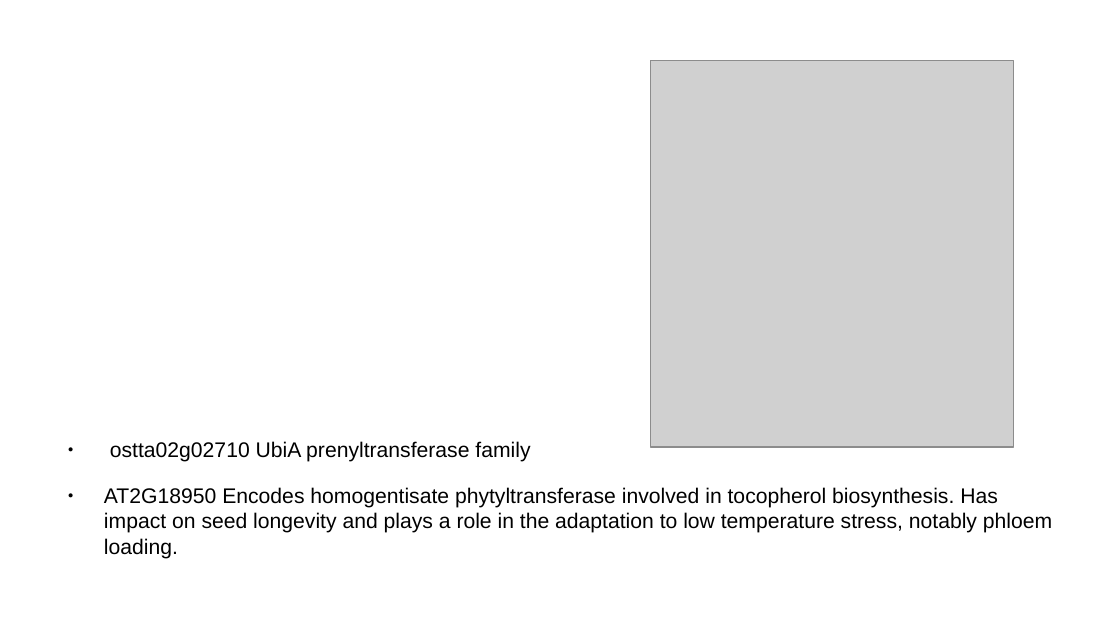
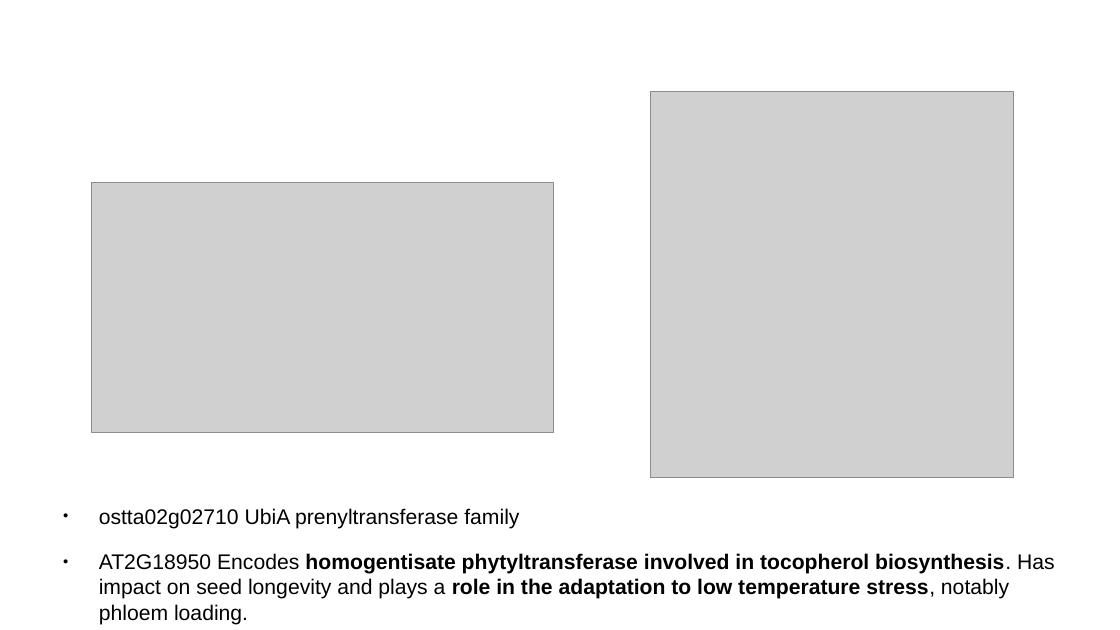
Before and after one commit to XristinaAr/ECTOR, a slide deck: slide 49 of presentations/presentation_k27.odp (slide 41 before the commit). Drawn at 1120x630 pixels with LibreOffice and Linux fonts; fonts in the diff are those of the drawing; grey boxes stand for pictures. Boxes give left, top, right and bottom in pixels: in the first picture for what was removed or moved away, otherwise in the second. Text is boxed around its words. In the diff, an @@ line names an element or a change of style, - is before the commit and + after.

```diff
--- a/presentations/presentation_k27.odp
+++ b/presentations/presentation_k27.odp
@@ picture: place and size @@
-picture at box(650, 61, 1013, 447)
+picture at box(650, 91, 1013, 478)
@@ picture added at box(91, 183, 554, 433) @@
@@ text "ostta02g02710 UbiA prenyltransferase family": place and size @@
-text "ostta02g02710 UbiA prenyltransferase family" at box(104, 441, 1052, 559)
+text "ostta02g02710 UbiA prenyltransferase family" at box(99, 508, 1055, 625)
@@ text at box(99, 553, 1055, 625): bold on in "homogentisate phytyltransferase involved in tocopherol biosy ..." @@
```
Also in this commit, not shown: 14 other slides changed, 4 slides added, 1 slide removed, 20 other files.
